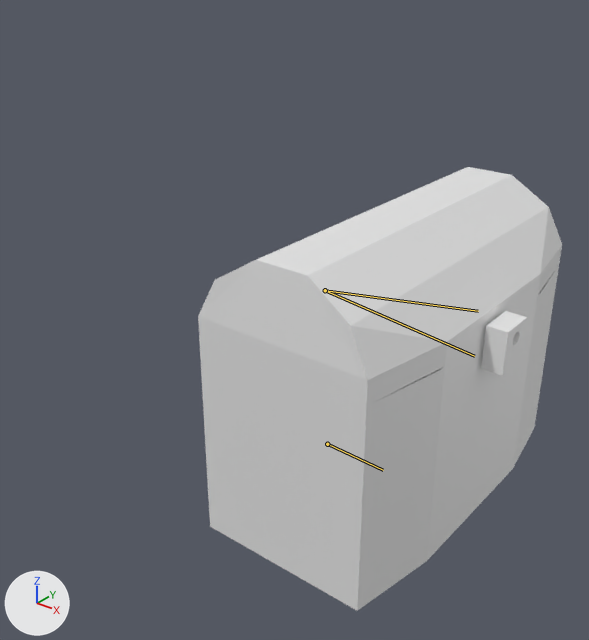
The Blender file Obj_Chest_Normal_A.blend: old version first, new version second.
Camera for both pictures: a 50 mm camera at (5.12, -8.58, 6.8) aimed at (-1.39, -0.45, 1.75). Arrows for +X, +Y and +Z are at lower left; the lights stay in place. The first picture is the older version. The bones that bend it are drawn over the model as lines.

Objects in the first picture: 'Cube', 'Lid'.
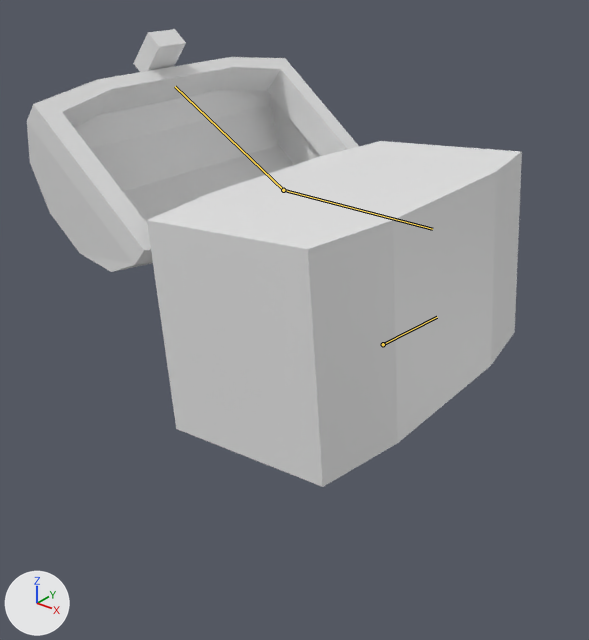
The newer file adds an action. The first version stands in its rest pose; the second is drawn at frame 57 of the action 'ArmatureAction'.

Diff of the bpy script that builds the scene:
```diff
--- a/Obj_Chest_Normal_A.blend.py
+++ b/Obj_Chest_Normal_A.blend.py
@@ bone_bone_002 @@
 bone_bone_002 = bpy.data.objects['Armature'].pose.bones['Bone.002']
-bone_bone_002.location = (0.0, 0.0, 0.0)
-bone_bone_002.rotation_quaternion = (1.0, 0.0, 0.0, 0.0)  # degrees (0, 0, 0)
+bone_bone_002.location = (-0.005, 0.366, -0.869)
+bone_bone_002.rotation_quaternion = (0.935, -0.354, 0.0, 0.002)  # degrees (-41, 0, 0)
@@ bone_bone @@
 bone_bone = bpy.data.objects['Armature'].pose.bones['Bone']  # child of 'Bone.002'
-bone_bone.rotation_quaternion = (1.0, 0.0, 0.0, 0.0)  # degrees (0, 0, 0)
+bone_bone.rotation_quaternion = (0.95, 0.0, 0.0, -0.311)  # degrees (0, 0, -36)
@@ bone_bone_001 @@
 bone_bone_001 = bpy.data.objects['Armature'].pose.bones['Bone.001']  # child of 'Bone.002'
-bone_bone_001.rotation_quaternion = (1.0, 0.0, 0.0, 0.0)  # degrees (0, 0, 0)
+bone_bone_001.rotation_quaternion = (0.642, -0.766, 0.0, 0.0)  # degrees (-100, 0, 0)
```

Changed parts and their boxes [x1, y1, x2, y2] in the pictures (589 x 640 px):
'Cube', posed
    before: [199, 265, 559, 611]
    after: [147, 141, 522, 487]
'Lid', posed (9% narrower)
    before: [198, 167, 562, 406]
    after: [27, 29, 359, 272]
bone 'Bone.002', root to tip
    before: (327, 444) to (383, 470)
    after: (383, 344) to (437, 317)
bone 'Bone', root to tip
    before: (325, 290) to (474, 356)
    after: (283, 190) to (432, 229)
bone 'Bone.001', root to tip
    before: (325, 290) to (478, 311)
    after: (283, 190) to (175, 86)
